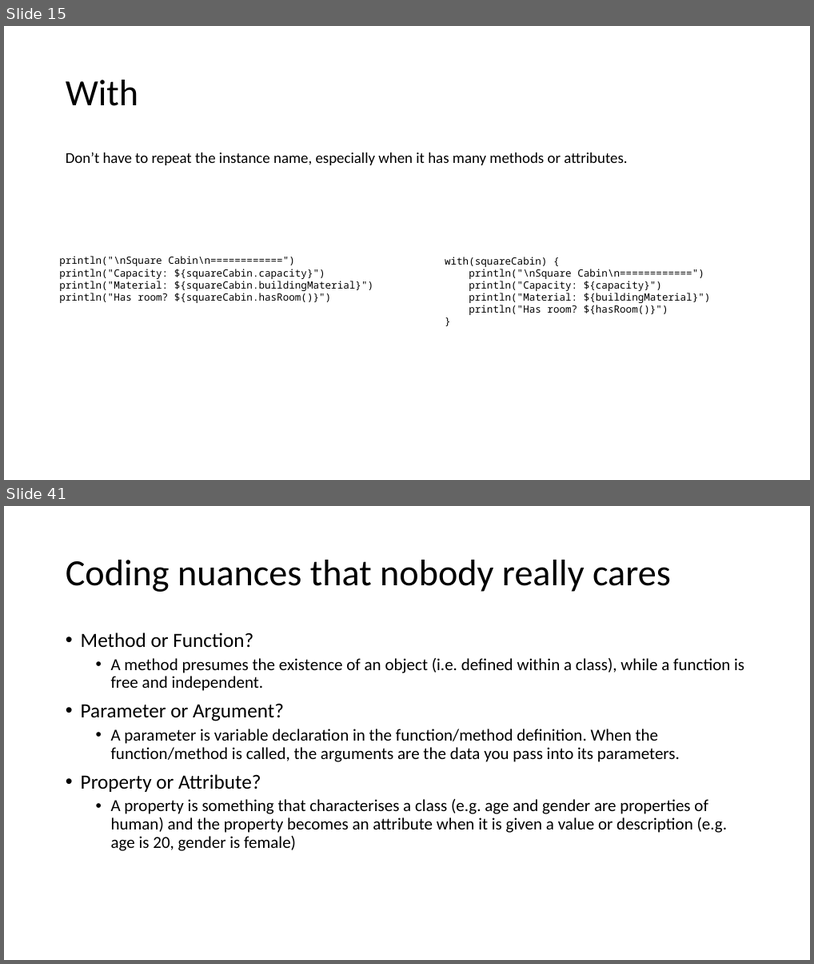
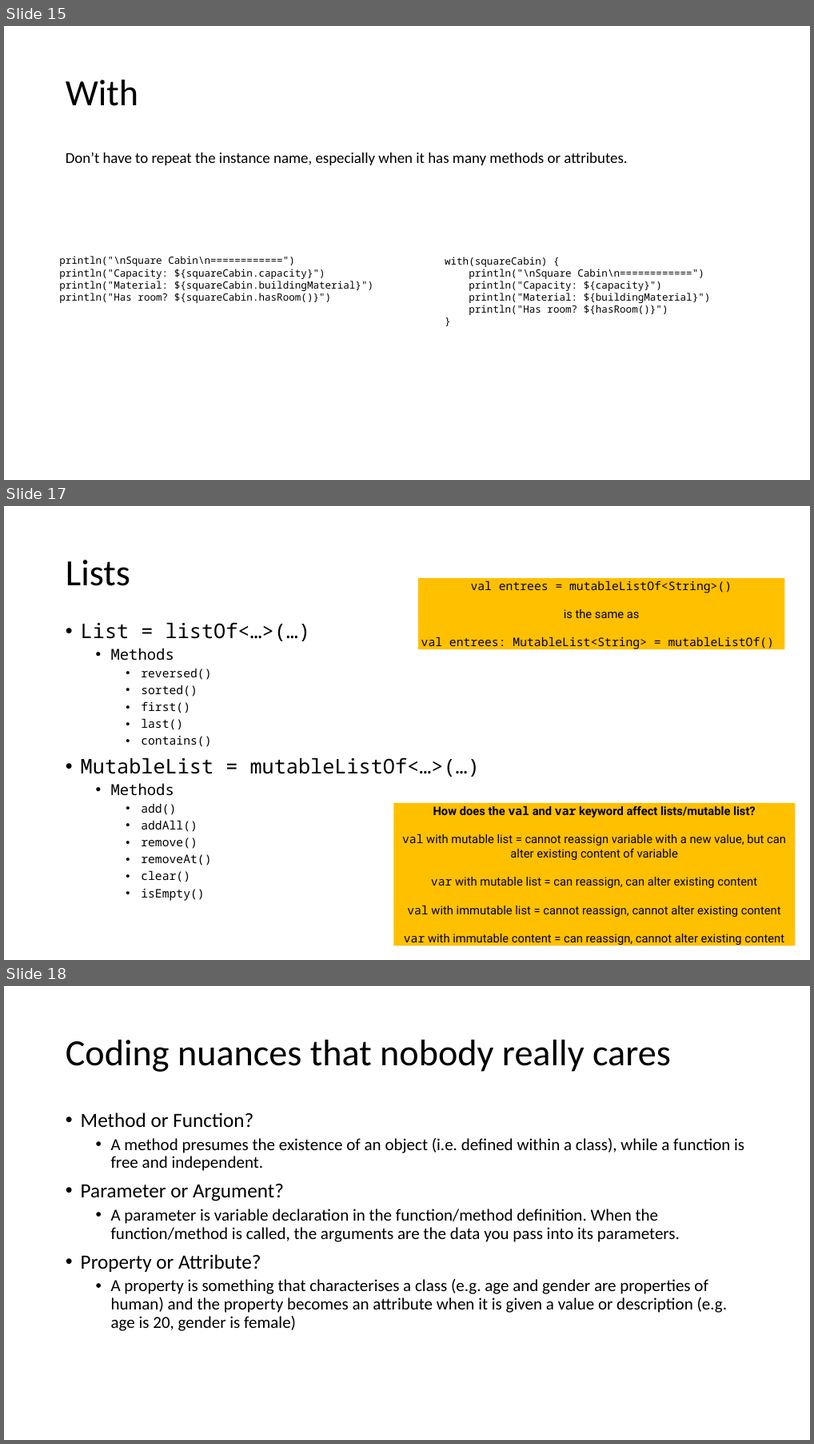
Before and after one commit to joellecorliss/Associate-Android-Developer, a slide deck: Android Basics in Kotlin.pptx. Shown one above the other, each under a label of ours: slides 15 and 41 before the commit, slides 15, 17 and 18 after it; the slides between them are not shown. The pictures are 814x964 and 814x1444 pixels, drawn with LibreOffice and Linux fonts; fonts in the diff are those of the drawing. Boxes give left, top, right and bottom in pixels: in the first picture for what was removed or moved away, otherwise in the second. Text is boxed around its words. In the diff, an @@ line names an element or a change of style, - is before the commit and + after.

```diff
--- a/Android Basics in Kotlin.pptx
+++ b/Android Basics in Kotlin.pptx
@@ slide 17 added at (x1=4, y1=506, x2=810, y2=960), background #FFFFFF @@
@@ title added at (x1=66, y1=560, x2=130, y2=586), 44 pt, text #000000 @@
+Lists
@@ rectangle added at (x1=418, y1=578, x2=786, y2=649), fill #FFC000, 14 pt, text #000000 @@
+val entrees = mutableListOf<String>()
+is the same as
+val entrees: MutableList<String> = mutableListOf()
@@ text added at (x1=81, y1=622, x2=480, y2=900), 14 pt, text #000000 @@
+• List = listOf<…>(…)
+  • Methods
+    • reversed()
+    • sorted()
+    • first()
+    • last()
+    • contains()
+• MutableList = mutableListOf<…>(…)
+  • Methods
+    • add()
+    • addAll()
+    • remove()
+    • removeAt()
+    • clear()
+    • isEmpty()
@@ rectangle added at (x1=394, y1=803, x2=796, y2=946), fill #FFC000, 14 pt, text #000000 @@
+How does the val and var keyword affect lists/mutable list?
+val with mutable list = cannot reassign variable with a new value, but can alter existing content of variable
+var with mutable list = can reassign, can alter existing content
+val with immutable list = cannot reassign, cannot alter existing content
+var with immutable content = can reassign, cannot alter existing content
@@ what was slide 41 is now slide 18 @@
```
Also in this commit, not shown: 2 slides changed, 6 other slides added, 1 slide removed.
